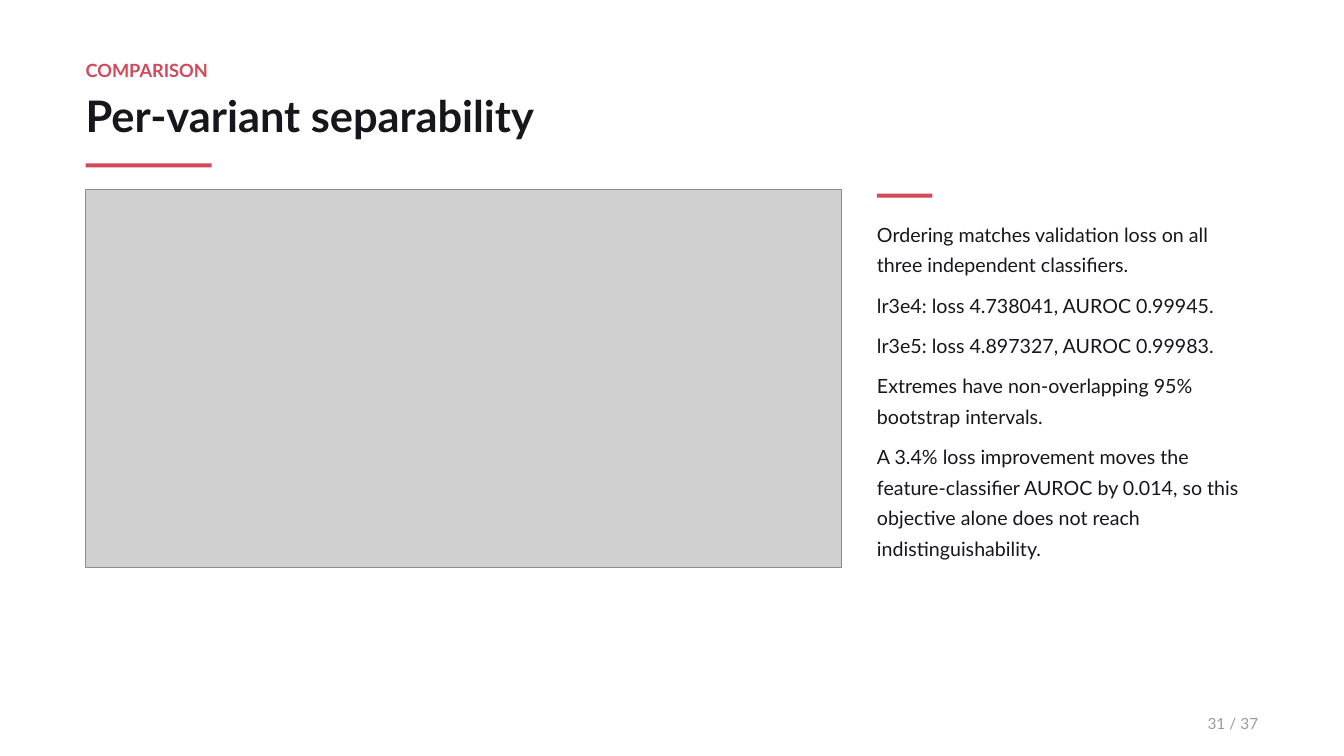
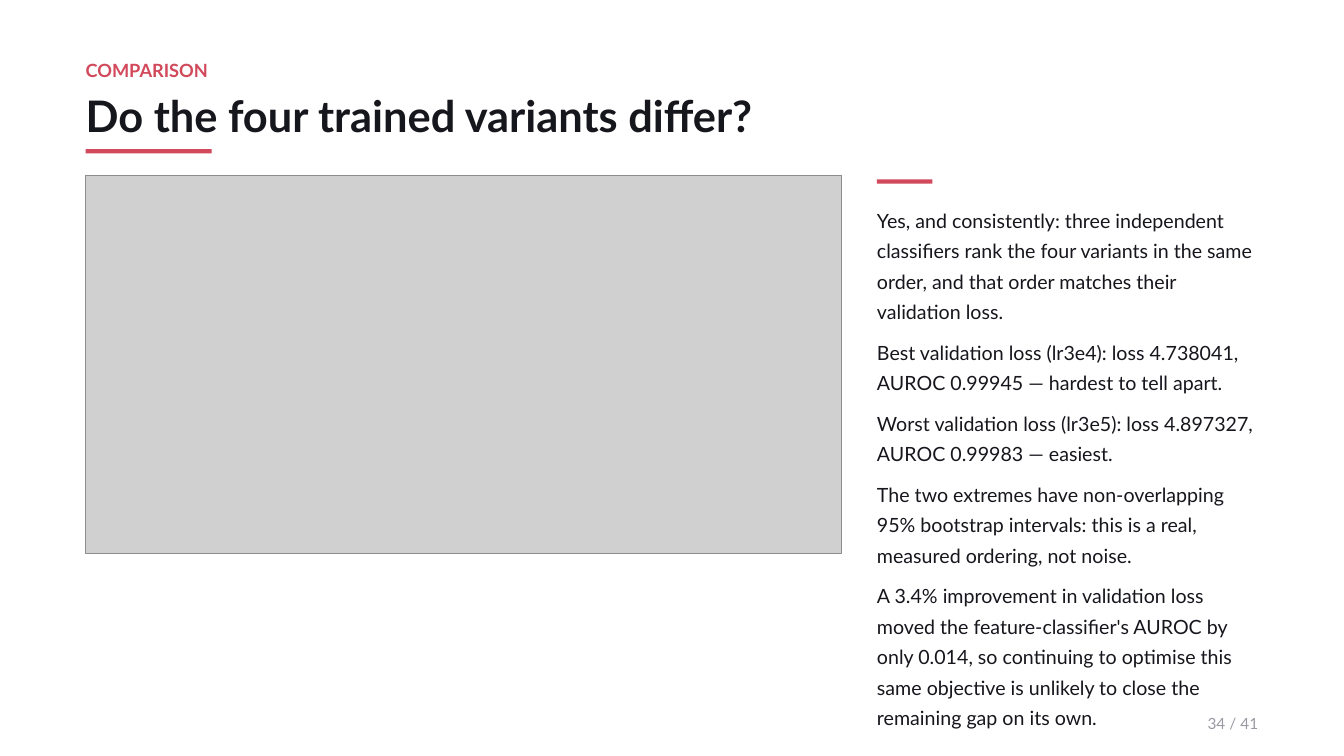
Before and after one commit to JulianAttemptsCoding/Fast-MC-CBSC, a slide deck: slide 34 of exhibition/c2st_20260728/CBSC_ZDC_FastMC_overview.pptx (slide 31 before the commit). Drawn at 1344x756 pixels with LibreOffice and Linux fonts; fonts in the diff are those of the drawing; grey boxes stand for pictures. Boxes give left, top, right and bottom in pixels: in the first picture for what was removed or moved away, otherwise in the second. Text is boxed around its words. In the diff, an @@ line names an element or a change of style, - is before the commit and + after.

```diff
--- a/exhibition/c2st_20260728/CBSC_ZDC_FastMC_overview.pptx
+++ b/exhibition/c2st_20260728/CBSC_ZDC_FastMC_overview.pptx
@@ text at [86, 99, 752, 133]: text changed @@
-Per-variant separability
+Do the four trained variants differ?
@@ 2 rectangles, 1 picture: place and size @@
-2 rectangles, 1 picture at [86, 163, 933, 568]
+2 rectangles, 1 picture at [86, 149, 933, 554]
@@ text at [877, 213, 1253, 699]: text changed @@
-Ordering matches validation loss on all three independent classifiers.
-lr3e4: loss 4.738041, AUROC 0.99945.
-lr3e5: loss 4.897327, AUROC 0.99983.
-Extremes have non-overlapping 95% bootstrap intervals.
-A 3.4% loss improvement moves the feature-classifier AUROC by 0.014, so this objective alone does not reach indistinguishability.
+Yes, and consistently: three independent classifiers rank the four variants in the same order, and that order matches their validation loss.
+Best validation loss (lr3e4): loss 4.738041, AUROC 0.99945 — hardest to tell apart.
+Worst validation loss (lr3e5): loss 4.897327, AUROC 0.99983 — easiest.
+The two extremes have non-overlapping 95% bootstrap intervals: this is a real, measured ordering, not noise.
+A 3.4% improvement in validation loss moved the feature-classifier's AUROC by only 0.014, so continuing to optimise this same objective is unlikely to close the remaining gap on its own.
@@ text at [1208, 718, 1258, 729]: text changed @@
-31 / 37
+34 / 41
```
Also in this commit, not shown: 18 other slides changed, 22 slides added, 18 slides removed, 12 other files.
